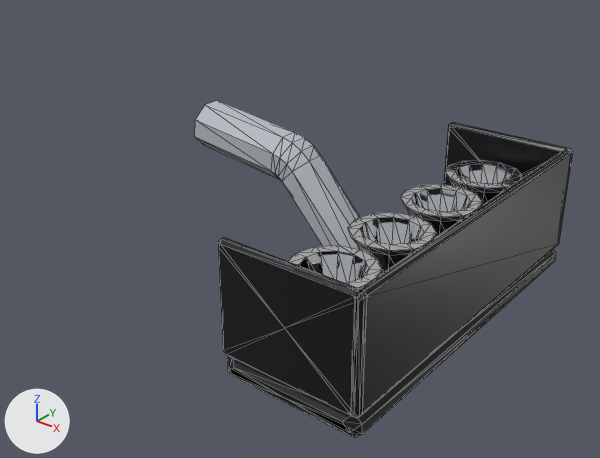
The glTF model assets/parts/intake/intake_race/brute_500.glb as it was, and as the next commit left it.
Before and after are seen from a 50 mm camera at (0.777, -0.775, 0.366) aimed at (0.179, -0.028, -0.097). The lights are fixed; the arrows at lower left show +X, +Y and +Z. The first picture is the older version. Mesh edges are drawn as thin lines. Where no turn or scale is listed for an object, it has been applied to the vertices. Vertices at exactly the same position are counted once.

In view in the first picture: 'model'.
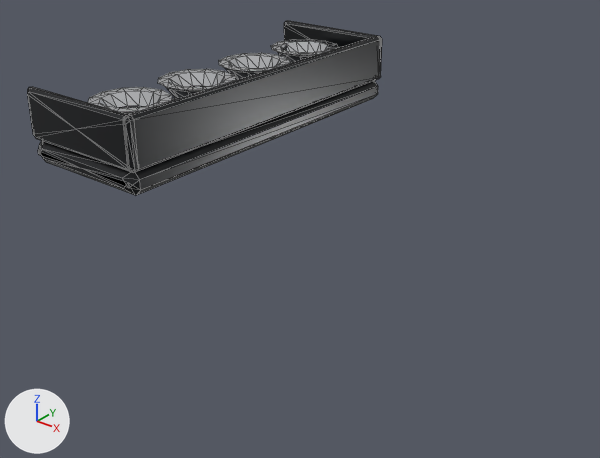
Location of each change, [x1, y1, x2, y2] in pixels of the pictures (600 x 458 px; the box of a moved part takes in the faces that stretch with it):
'model', reshaped, moved (6% narrower, 48% shorter): before [195, 100, 573, 438]; after [27, 20, 382, 195]
part 1 of me_model, moved or reshaped: before [227, 249, 556, 438]; after [38, 81, 378, 195]
part 2 of me_model, moved or reshaped: before [445, 160, 522, 207]; after [271, 39, 339, 63]
part 3 of me_model, moved or reshaped: before [400, 184, 483, 239]; after [219, 53, 291, 81]
part 4 of me_model, moved or reshaped: before [348, 212, 437, 276]; after [158, 69, 235, 100]
part 5 of me_model, moved or reshaped: before [288, 245, 382, 289]; after [88, 87, 172, 115]
part 6 of me_model, added: after [27, 20, 382, 173]
part 7 of me_model, deleted: before [195, 100, 360, 249]
part 8 of me_model, deleted: before [218, 122, 573, 418]

What the commit changed:
me_model is used by ob_model.
me_model had 506 vertices, 1012 faces and spanned x -0.212..0.212, y -0.24..0.24, z -0.115..0.115.
me_model now has 456 vertices, 916 faces and spans x -0.09..0.09, y -0.24..0.24, z -0.046..0.046.
me_model part 1: the loose piece of 34 vertices spanning x 0.032..0.212, y -0.24..0.24, z -0.095..-0.065 is moved by (-0.122, 0.0, 0.048).
me_model part 2: the loose piece of 84 vertices spanning x 0.072..0.172, y 0.12..0.22, z -0.065..0.04 is scaled about its middle by (1, 1, 0.45), then moved by (-0.122, 0.0, 0.019).
me_model part 3: the loose piece of 84 vertices spanning x 0.072..0.172, y 0.01..0.11, z -0.065..0.04 is scaled about its middle by (1, 1, 0.45), then moved by (-0.122, 0.0, 0.019).
me_model part 4: the loose piece of 84 vertices spanning x 0.072..0.172, y -0.1..0.0, z -0.065..0.04 is scaled about its middle by (1, 1, 0.45), then moved by (-0.122, 0.0, 0.019).
me_model part 5: the loose piece of 84 vertices spanning x 0.072..0.172, y -0.21..-0.11, z -0.065..0.04 is scaled about its middle by (1, 1, 0.45), then moved by (-0.122, 0.0, 0.019).
me_model part 6: a new loose piece of 86 vertices spanning x -0.09..0.09, y -0.24..0.24, z -0.016..0.046, in mat_carbon (black #1c1e21).
me_model part 7: the loose piece of 50 vertices spanning x -0.212..0.113, y -0.03..0.03, z -0.115..0.115 is deleted.
Part 8, on me_model:
86 vertices are removed from x 0.032..0.212, y -0.24..0.24, z -0.065..0.075.
180 faces are deleted.
me_model no longer uses material mat_car_atlas (picture img_car_atlas).
Object 'model' (ob_model) moves from (0.208, 0.0, -0.085) to (0.03, 0.0, 0.047).
